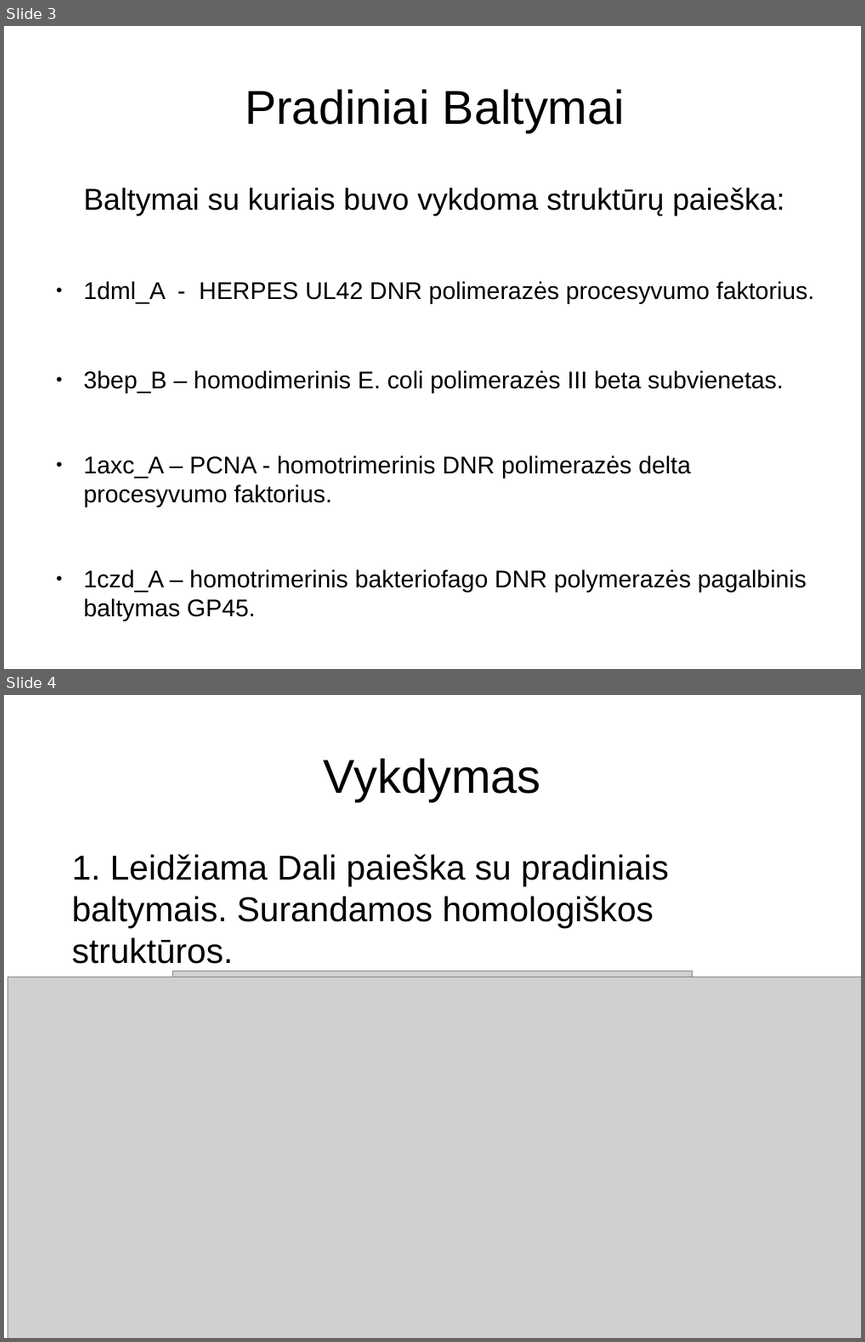
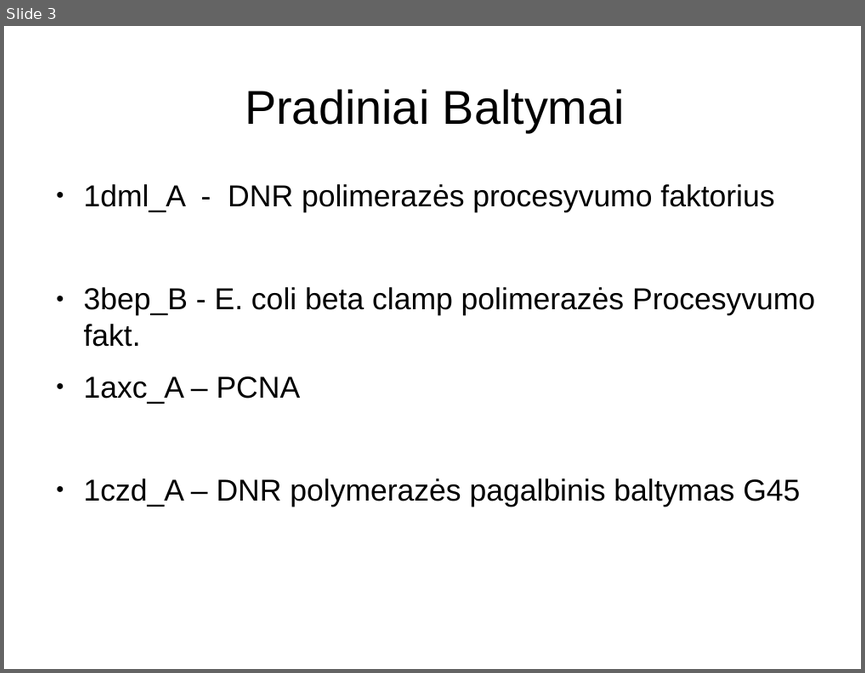
Before and after one commit to Luksys5/LT_programos, a slide deck: Kursinis.odp. Shown one above the other, each under a label of ours: slides 3 and 4 before the commit, slide 3 after it. The pictures are 865x1342 and 865x673 pixels, drawn with LibreOffice and Linux fonts; fonts in the diff are those of the drawing; grey boxes stand for pictures. Boxes give left, top, right and bottom in pixels: in the first picture for what was removed or moved away, otherwise in the second. Text is boxed around its words. In the diff, an @@ line names an element or a change of style, - is before the commit and + after.

```diff
--- a/Kursinis.odp
+++ b/Kursinis.odp
@@ slide 4 removed at box(4, 695, 861, 1338), background #FFFFFF @@
@@ title removed at box(324, 758, 541, 801) @@
-Vykdymas
@@ text removed at box(72, 854, 669, 964) @@
-1. Leidžiama Dali paieška su pradiniais baltymais. Surandamos homologiškos struktūros.
@@ picture removed at box(172, 970, 692, 1061) @@
@@ picture removed at box(8, 977, 861, 1338) @@
@@ slide 3 changed as well @@
@@ text at box(84, 184, 815, 506): text changed; size 22.4 to 28 pt @@
-Baltymai su kuriais buvo vykdoma struktūrų paieška:
-● 1dml_A - HERPES UL42 DNR polimerazės procesyvumo faktorius.
-● 3bep_B – homodimerinis E. coli polimerazės III beta subvienetas.
-● 1axc_A – PCNA - homotrimerinis DNR polimerazės delta procesyvumo faktorius.
-● 1czd_A – homotrimerinis bakteriofago DNR polymerazės pagalbinis baltymas GP45.
+● 1dml_A - DNR polimerazės procesyvumo faktorius
+● 3bep_B - E. coli beta clamp polimerazės Procesyvumo fakt.
+● 1axc_A – PCNA
+● 1czd_A – DNR polymerazės pagalbinis baltymas G45
```
Also in this commit, not shown: 1 other slide changed, 8 slides added, 11 other slides removed, 1 other file.
